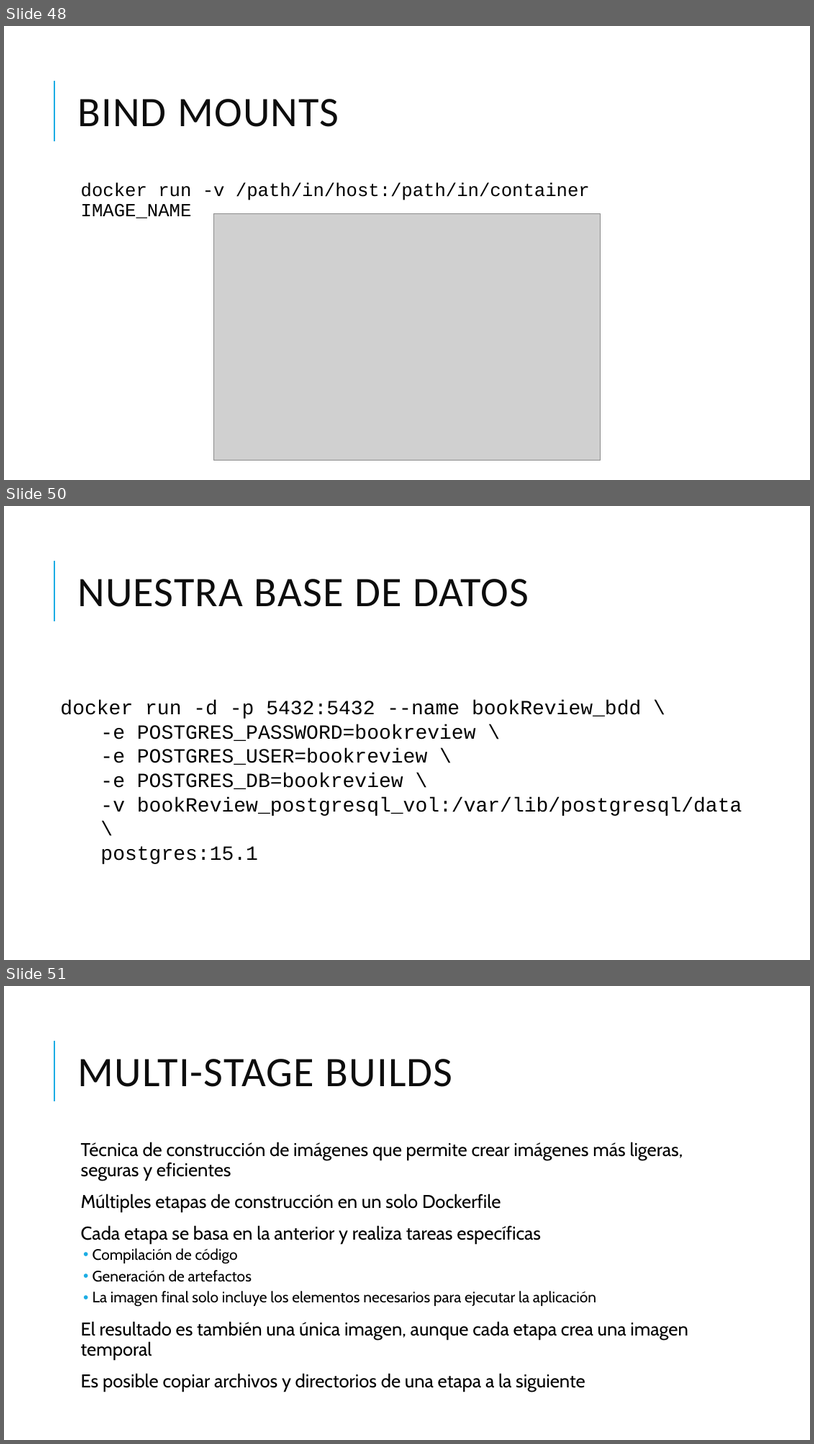
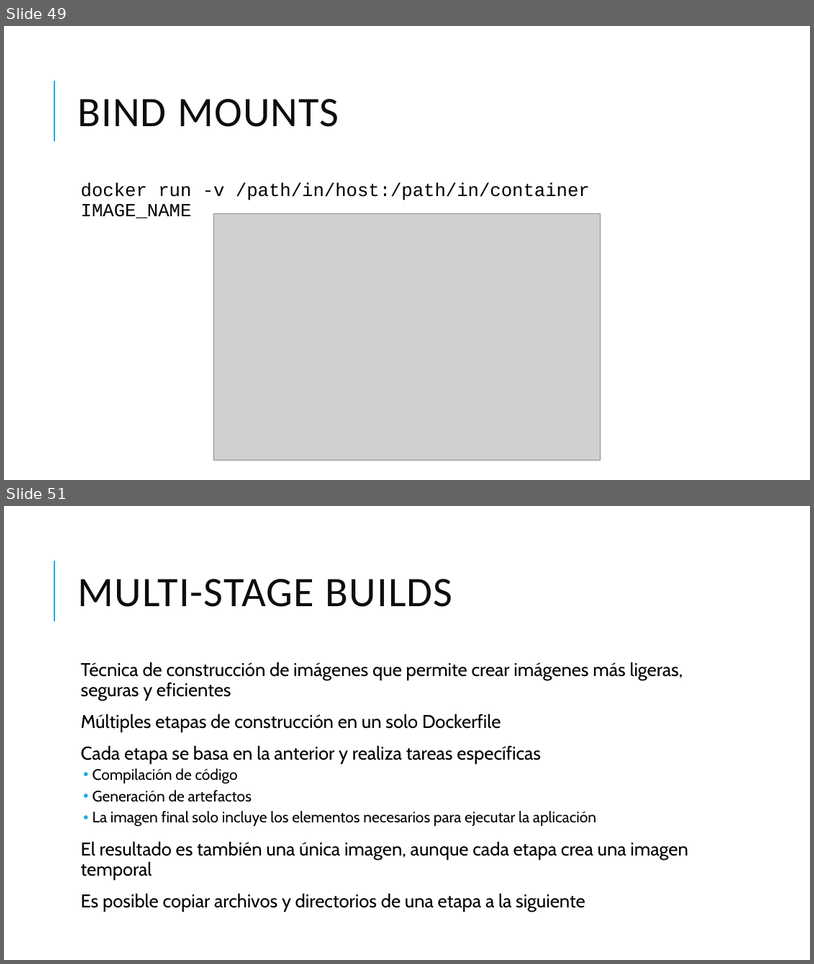
Before and after one commit to grupoinetel/curso-devops-ulpgc, a slide deck: ppt/curso-devops-ulpgc-docker.pptx. Shown one above the other, each under a label of ours: slides 48, 50 and 51 before the commit, slides 49 and 51 after it; the slides between them are not shown. The pictures are 814x1444 and 814x964 pixels, drawn with LibreOffice and Linux fonts; fonts in the diff are those of the drawing; grey boxes stand for pictures; background and template pictures are left out. Boxes give left, top, right and bottom in pixels: in the first picture for what was removed or moved away, otherwise in the second. Text is boxed around its words. In the diff, an @@ line names an element or a change of style, - is before the commit and + after.

```diff
--- a/ppt/curso-devops-ulpgc-docker.pptx
+++ b/ppt/curso-devops-ulpgc-docker.pptx
@@ slide 50 removed at box(4, 506, 810, 960), background #FFFFFF; not listed: 1 template element that a slide beside it also shows @@
@@ title removed at box(77, 579, 529, 607) @@
-NUESTRA BASE DE DATOS
@@ text removed at box(60, 700, 743, 816) @@
-docker run -d -p 5432:5432 --name bookReview_bdd \
-  -e POSTGRES_PASSWORD=bookreview \
-  -e POSTGRES_USER=bookreview \
-  -e POSTGRES_DB=bookreview \
-  -v bookReview_postgresql_vol:/var/lib/postgresql/data \
-  postgres:15.1
@@ what was slide 48 is now slide 49 @@
```
Also in this commit, not shown: 7 slides changed, 1 slide added, 3 other slides removed.
